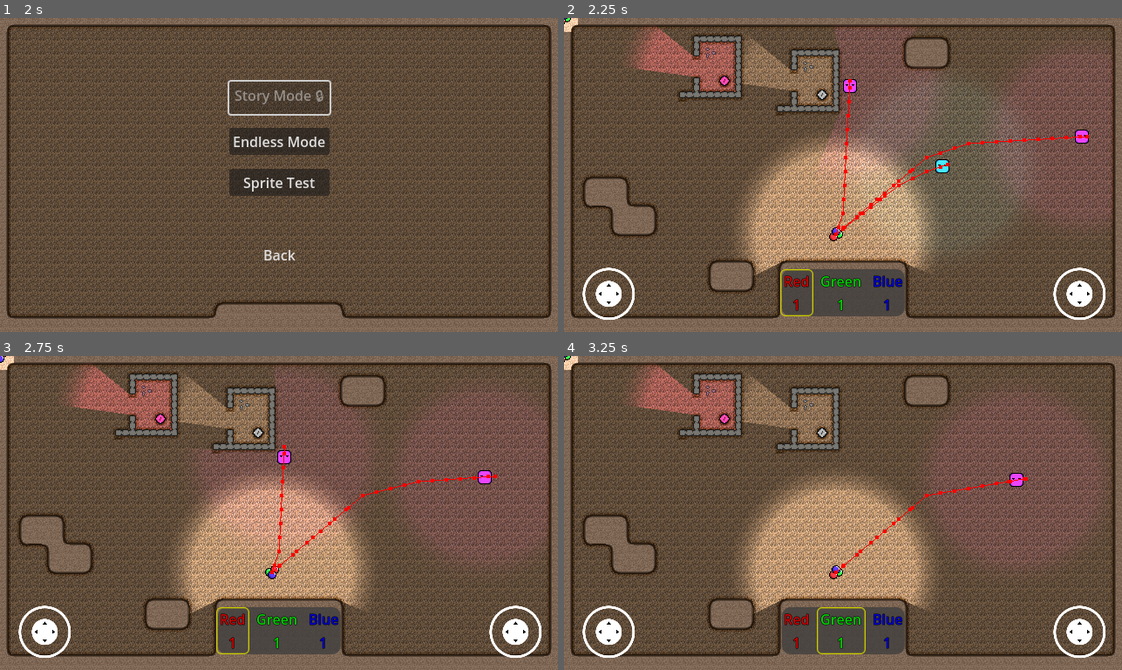
Above: before the commit, frames 1-4 (two rows, left to right).
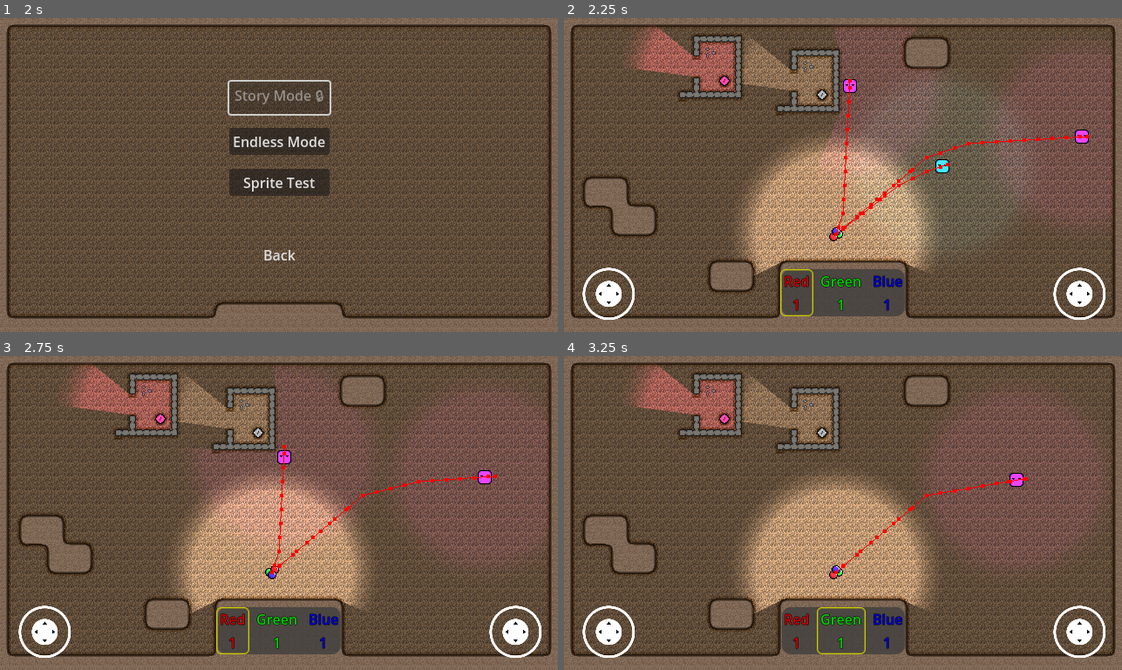
Above: after the commit, the same moments.

Repository: Degenerate-Games/shadows-below
Game: Godot game, scene res://scenes/menus/main_menu.tscn
The game is run twice, just before and just after one commit, with the same random seed, the same clock (stepped at 60 frames per second) and the same inputs.
Inputs (mouse positions are in pixels of both pictures, inside the frame that each line leads up to):
- Up to frame 1 (2 s): click (279, 206) at 0.5 s; click (279, 206) at 1.25 s
- Up to frame 2 (2.25 s): click "Endless Mode" at 2 s
- Up to frame 3 (2.75 s): no input
- Up to frame 4 (3.25 s): move the mouse to (965, 497) at 2.77 s; hold L (mixing_ui_right) from 2.78 s (still down); click (965, 497) at 2.92 s

Frame 1 is identical in both runs. In frame 2, 0.1% of the frame differs, in the area x 0-21%, y 0-19%; in frame 3, 0.1%; in frame 4, 0.1%.

Commit message:
Reference existing player and hud in level generator

Diff:
--- a/scripts/level_generator.gd
+++ b/scripts/level_generator.gd
@@ -55,10 +55,9 @@
 
 	# Place the player
 	print("Placing Player")
-	var player = load("res://scenes/player.tscn").instantiate()
+	var player = get_node("/root/Endless/Player")
 	player.position = Vector2i(19, 15) * tile_map.tile_set.tile_size + tile_map.tile_set.tile_size / 2
-	room.add_child(player)
-	room.get_node("HUD/ColorMixingUI").color_changed.connect(player._on_color_mixing_ui_color_changed)
+	get_node("/root/Endless/HUD/ColorMixingUI").color_changed.connect(player._on_color_mixing_ui_color_changed)
 
 	# Place some obstacles
 	print("Placing Obstacles")
